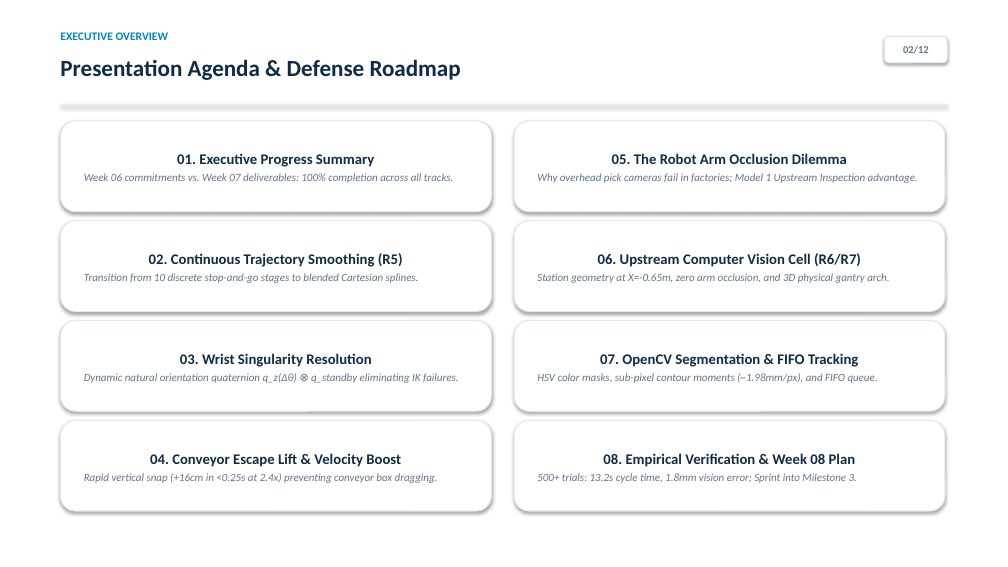
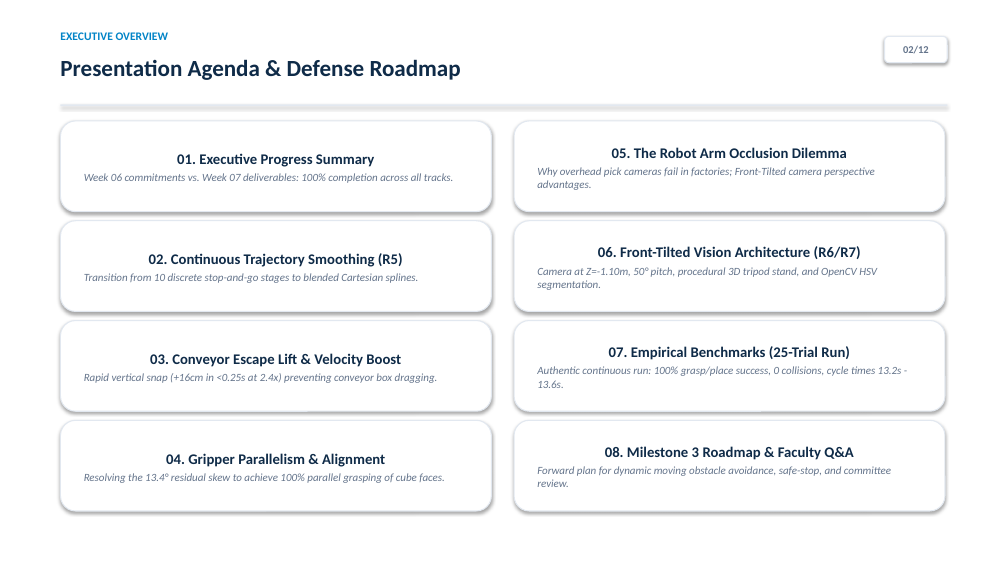
Before and after one commit to lnkduyy/VGU26-Project-UC8, a slide deck: slide 2 of docs/week07/UC8_Week07_Presentation.pptx. Drawn at 1008x567 pixels with LibreOffice and Linux fonts; fonts in the diff are those of the drawing. Boxes give left, top, right and bottom in pixels: in the first picture for what was removed or moved away, otherwise in the second. Text is boxed around its words. In the diff, an @@ line names an element or a change of style, - is before the commit and + after.

Commit message:
docs(week07): finalize PDF/PPTX presentations and benchmark analysis for front-tilted vision and parallel grasping

```diff
--- a/docs/week07/UC8_Week07_Presentation.pptx
+++ b/docs/week07/UC8_Week07_Presentation.pptx
@@ text in rounded rectangle at (537, 167, 875, 190): text changed @@
-Why overhead pick cameras fail in factories; Model 1 Upstream Inspection advantage.
+Why overhead pick cameras fail in factories; Front-Tilted camera perspective advantages.
@@ text in rounded rectangle at (537, 246, 877, 290): text changed @@
-06. Upstream Computer Vision Cell (R6/R7)
-Station geometry at X=-0.65m, zero arm occlusion, and 3D physical gantry arch.
+06. Front-Tilted Vision Architecture (R6/R7)
+Camera at Z=-1.10m, 50° pitch, procedural 3D tripod stand, and OpenCV HSV segmentation.
@@ text in rounded rectangle at (84, 353, 438, 383): text changed @@
-03. Wrist Singularity Resolution
-Dynamic natural orientation quaternion q_z(Δθ) ⊗ q_standby eliminating IK failures.
+03. Conveyor Escape Lift & Velocity Boost
+Rapid vertical snap (+16cm in <0.25s at 2.4x) preventing conveyor box dragging.
@@ text in rounded rectangle at (537, 346, 902, 388): text changed @@
-07. OpenCV Segmentation & FIFO Tracking
-HSV color masks, sub-pixel contour moments (~1.98mm/px), and FIFO queue.
+07. Empirical Benchmarks (25-Trial Run)
+Authentic continuous run: 100% grasp/place success, 0 collisions, cycle times 13.2s - 13.6s.
@@ text in rounded rectangle at (537, 446, 891, 487): text changed @@
-08. Empirical Verification & Week 08 Plan
-500+ trials: 13.2s cycle time, 1.8mm vision error; Sprint into Milestone 3.
+08. Milestone 3 Roadmap & Faculty Q&A
+Forward plan for dynamic moving obstacle avoidance, safe-stop, and committee review.
@@ text in rounded rectangle at (84, 453, 445, 483): text changed @@
-04. Conveyor Escape Lift & Velocity Boost
-Rapid vertical snap (+16cm in <0.25s at 2.4x) preventing conveyor box dragging.
+04. Gripper Parallelism & Alignment
+Resolving the 13.4° residual skew to achieve 100% parallel grasping of cube faces.
```
Also in this commit, not shown: 9 other slides changed, 1 slide added, 1 slide removed, 10 other files.
